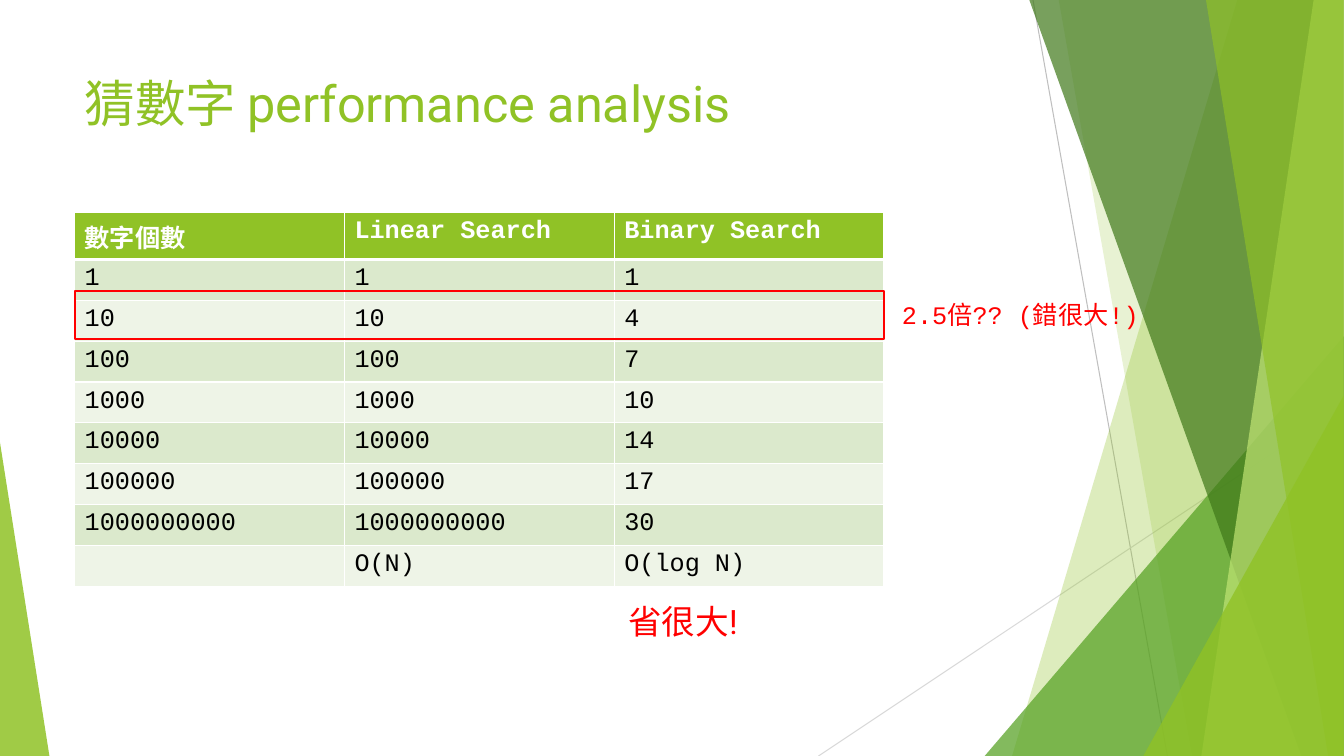
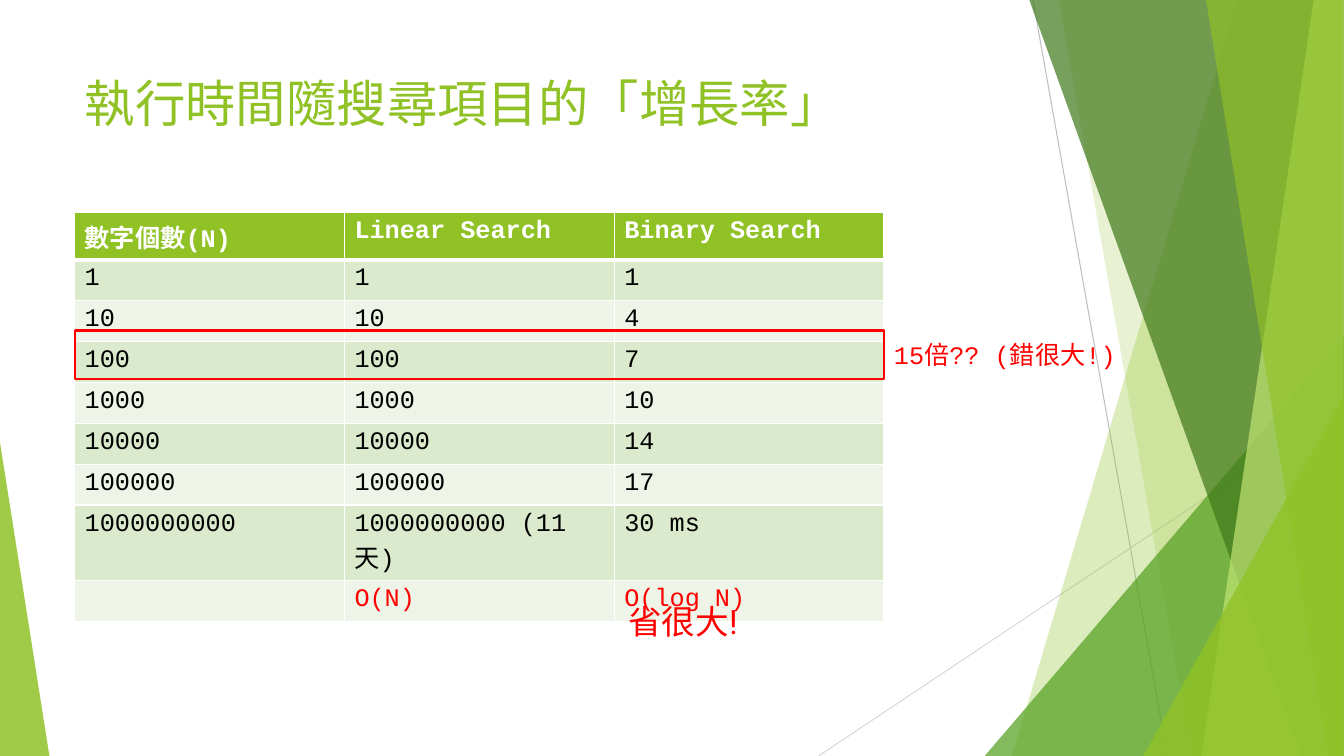
Before and after one commit to d823944/Python4Us, a slide deck: slide 8 of Slide_APCS/CH1 資料結構與演算法_前言.pptx (slide 7 before the commit). Drawn at 1344x756 pixels with LibreOffice and Linux fonts; fonts in the diff are those of the drawing. Boxes give left, top, right and bottom in pixels: in the first picture for what was removed or moved away, otherwise in the second. Text is boxed around its words. In the diff, an @@ line names an element or a change of style, - is before the commit and + after.

```diff
--- a/Slide_APCS/CH1 資料結構與演算法_前言.pptx
+++ b/Slide_APCS/CH1 資料結構與演算法_前言.pptx
@@ title at (x1=85, y1=79, x2=841, y2=127): text changed @@
-猜數字 performance analysis
+執行時間隨搜尋項目的「增長率」
@@ table at (x1=75, y1=213, x2=885, y2=619) @@
-row 1, column 1: 數字個數
+row 1, column 1: 數字個數(N)
-row 8, column 2: 1000000000
+row 8, column 2: 1000000000 (11天)
-row 8, column 3: 30
+row 8, column 3: 30 ms
@@ text colour #000000 to #FF0000 in "O(N)", "O(log N)" @@
@@ rectangle moved from (x1=75, y1=291, x2=884, y2=340) to (x1=75, y1=331, x2=884, y2=379) @@
@@ text at (x1=894, y1=346, x2=1116, y2=373): text changed @@
-2.5倍?? (錯很大!)
+15倍?? (錯很大!)
```
Also in this commit, not shown: 4 other slides changed, 1 slide added.
